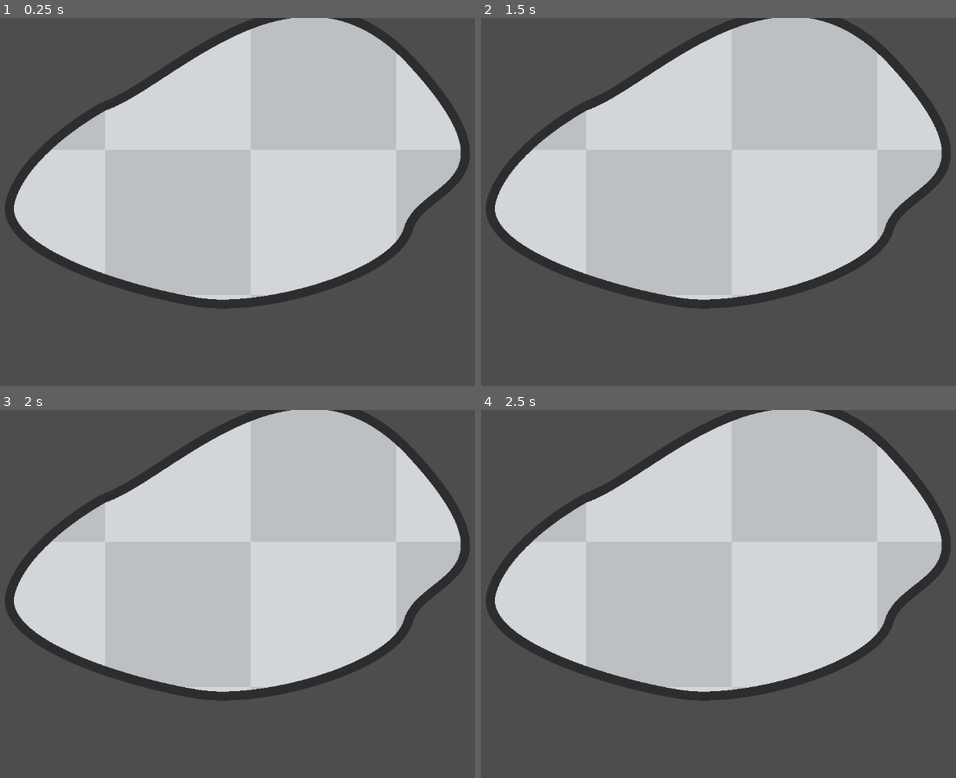
Above: before the commit, frames 1-4 (two rows, left to right).
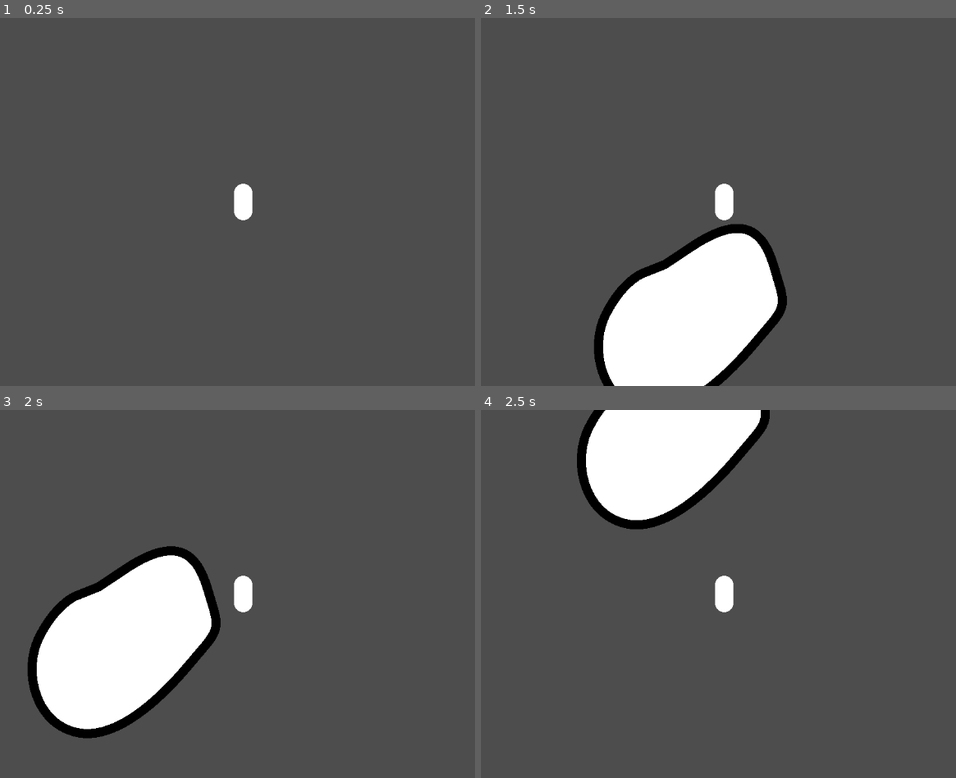
Above: after the commit, the same moments.

Repository: cookie1170/godot-terrain-from-curves-test
Game: Godot game, scene res://demo/demo.tscn
Two runs of this game, one before a commit and one after it. Both use one fixed random seed, a clock stepped at 60 frames per second and the inputs below.
Inputs:
- Up to frame 1 (0.25 s): no input
- Up to frame 2 (1.5 s): tap Enter (ui_accept) at 0.5, 0.6, 0.77, 1.07, 1.35 s; hold Right (ui_right) from 0.53 s (still down)
- Up to frame 3 (2 s): keep holding Right (ui_right); tap Enter (ui_accept) at 1.52, 1.82 s
- Up to frame 4 (2.5 s): release Right (ui_right) at 2.03 s; hold Left (ui_left) from 2.03 s (still down); tap Enter (ui_accept) at 2.1 s

The runs differ from the first frame. In frame 1, 54% of the frame differs, in the area x 1-99%, y 0-80%; in frame 2, 62%, in the area x 1-99%, y 0-100%; in frame 3, 59%; in frame 4, 58%.

Commit message:
it's sorta working but it's kinda awful

Diff:
--- a/demo/demo.tscn
+++ b/demo/demo.tscn
@@ -1,21 +1,43 @@
-[gd_scene load_steps=5 format=3 uid="uid://ppp8dtb5djr4"]
+[gd_scene load_steps=6 format=3 uid="uid://dc0m83uogtdsb"]
 
+[ext_resource type="Script" path="res://demo/demo_player.gd" id="1_mkd3b"]
 [ext_resource type="Script" path="res://terrain.gd" id="1_o8ja8"]
-[ext_resource type="Texture2D" uid="uid://bj58dl11acfkh" path="res://demo/demo_base_texture.png" id="2_0ykil"]
-[ext_resource type="Texture2D" uid="uid://osnxbh5yjc3x" path="res://demo/demo_outline_texture.png" id="3_2rrbq"]
 
-[sub_resource type="Curve2D" id="Curve2D_n7to7"]
+[sub_resource type="CapsuleShape2D" id="CapsuleShape2D_60stq"]
+radius = 16.0
+height = 64.0
+
+[sub_resource type="CapsuleMesh" id="CapsuleMesh_y3xtj"]
+radius = 16.0
+height = 64.0
+
+[sub_resource type="Curve2D" id="Curve2D_oior6"]
 _data = {
-"points": PackedVector2Array(-115.353, 39.2438, 115.353, -39.2438, 255, 179, -202.209, -220.42, 202.209, 220.42, 796, 102, 23.7841, -82.0553, -23.7841, 82.0553, 789, 396, 110.596, 16.6489, -110.596, -16.6489, 423, 525, -27.3518, 92.7581, 27.3518, -92.7581, 90, 345, 0, 0, 0, 0, 255, 179)
+"points": PackedVector2Array(-122.814, 81.5931, 122.814, -81.5931, 200, 472, -15.1191, -47.877, 15.1191, 47.877, 352, 536, 44.0972, -52.9167, -44.0972, 52.9167, 312, 640, 73.0754, 17.6389, -73.0754, -17.6389, 112, 760, -28.9782, 57.9564, 28.9782, -57.9564, 48, 592, 0, 0, 0, 0, 112, 520, 0, 0, 0, 0, 152, 504, 0, 0, 0, 0, 200, 472)
 }
-point_count = 6
+point_count = 8
 
-[node name="Main" type="Node2D"]
+[node name="Demo" type="Node2D"]
 
-[node name="Terrain" type="Path2D" parent="."]
-position = Vector2(77, -24)
-curve = SubResource("Curve2D_n7to7")
+[node name="DemoPlayer" type="CharacterBody2D" parent="."]
+floor_snap_length = 4.0
+script = ExtResource("1_mkd3b")
+
+[node name="Camera2D" type="Camera2D" parent="DemoPlayer"]
+
+[node name="CollisionShape2D" type="CollisionShape2D" parent="DemoPlayer"]
+shape = SubResource("CapsuleShape2D_60stq")
+
+[node name="MeshInstance2D" type="MeshInstance2D" parent="DemoPlayer"]
+mesh = SubResource("CapsuleMesh_y3xtj")
+
+[node name="Terrain" type="Node2D" parent="."]
+metadata/_edit_lock_ = true
+
+[node name="StaticBody2D" type="StaticBody2D" parent="Terrain"]
+
+[node name="Terrain" type="Path2D" parent="Terrain/StaticBody2D"]
+position = Vector2(24, 24)
+curve = SubResource("Curve2D_oior6")
 script = ExtResource("1_o8ja8")
-polygon_texture = ExtResource("2_0ykil")
-outline_modulate = Color(1, 1, 1, 1)
-outline_texture = ExtResource("3_2rrbq")
+outline_cap_mode = 1
--- /dev/null
+++ b/demo/demo_player.gd
@@ -0,0 +1,25 @@
+extends CharacterBody2D
+
+
+const SPEED = 300.0
+const JUMP_VELOCITY = -400.0
+
+
+func _physics_process(delta: float) -> void:
+	# Add the gravity.
+	if not is_on_floor():
+		velocity += get_gravity() * delta
+
+	# Handle jump.
+	if Input.is_action_just_pressed("ui_accept") and is_on_floor():
+		velocity.y = JUMP_VELOCITY
+
+	# Get the input direction and handle the movement/deceleration.
+	# As good practice, you should replace UI actions with custom gameplay actions.
+	var direction := Input.get_axis("ui_left", "ui_right")
+	if direction:
+		velocity.x = direction * SPEED
+	else:
+		velocity.x = move_toward(velocity.x, 0, SPEED)
+
+	move_and_slide()
--- a/terrain.gd
+++ b/terrain.gd
@@ -3,10 +3,12 @@
 extends Path2D
 
 #region exports
-## check to generate the polygon, can't use tool buttons because 4.3
-@export var draw_terrain: bool = false:
-	set(value):
-		draw()
+@export_group("Bake Settings")
+## maximum number of subdivisions, higher number - more accuracy, less performance
+@export var max_segments: int = 5
+## the amount of degrees the baked curve can deviate from the real curve until it has to be subdivided,
+## lower number - more accuracy, less performance
+@export var tolerange_degrees: float = 1.0
 @export_group("Base Polygon")
 ## the tint of the polygon, should be white if it has a texture unless desired otherwise
 @export var polygon_modulate: Color = Color.WHITE:
@@ -19,6 +21,11 @@
 		draw()
 		polygon_texture = value
 		polygon_texture.changed.connect(draw)
+## should the polygon's texture be repeated
+@export var polygon_texture_repeat: CanvasItem.TextureRepeat = CanvasItem.TEXTURE_REPEAT_ENABLED:
+	set(value):
+		draw()
+		polygon_texture_repeat = value
 ## offset of the texture
 @export var texture_offset: Vector2 = Vector2.ZERO:
 	set(value):
@@ -78,16 +85,11 @@
 		draw()
 		outline_cap_mode = value
 @export_group("Collision")
-## should a collision polygon be created
+## should a collision polygon be created SHOULD BE CHILD OF A StaticBody2D FOR THE COLLISION TO WORK
 @export var add_collision: bool = true:
 	set(value):
 		draw()
 		add_collision = value
-## should the collision polygon be visible (it looks ugly)
-@export var visible_collision: bool = false:
-	set(value):
-		draw()
-		visible_collision = value
 #endregion
 
 #region misc variables
@@ -102,13 +104,12 @@
 
 func draw() -> void:
 	for part: Node in terrain_parts:
-		print(part)
-		part.queue_free()
 		terrain_parts.erase(part)
-	var baked_points: PackedVector2Array = curve.get_baked_points()
+		part.free()
+	var baked_points: PackedVector2Array = curve.tessellate(max_segments, tolerange_degrees)
 	draw_terrain_polygon(baked_points)
 	if add_collision:
-		create_collision_polygon(baked_points)
+		create_collision_polygon(curve.tessellate(3, 4))
 	if add_outline:
 		draw_outline(baked_points)
 
@@ -123,17 +124,18 @@
 	polygon.texture_offset = texture_offset
 	polygon.texture_scale = texture_scale
 	polygon.texture_rotation = texture_rotation
+	polygon.texture_repeat = polygon_texture_repeat
 	terrain_parts.append(polygon)
-	print("Drawing terrain polygon")
 
 
 func create_collision_polygon(points: PackedVector2Array) -> void:
+	await ready
 	var polygon: CollisionPolygon2D = CollisionPolygon2D.new()
-	add_child(polygon)
+	get_parent().call_deferred("add_child", polygon)
+	polygon.position = position
 	terrain_parts.append(polygon)
 	polygon.polygon = points
-	polygon.visible = visible_collision
-	print("Generating collision polygon")
+	polygon.hide()
 
 
 func draw_outline(points: PackedVector2Array) -> void:
@@ -143,6 +145,10 @@
 	outline.default_color = outline_modulate
 	if outline_texture:
 		outline.texture = outline_texture
+	if outline_gradient:
+		outline.gradient = outline_gradient
+	outline.texture_mode = outline_texture_mode
+	outline.joint_mode = outline_joint_mode
+	outline.end_cap_mode = outline_cap_mode
 	outline.width = outline_width
 	outline.points = points
-	print("Drawing terrain outline")
